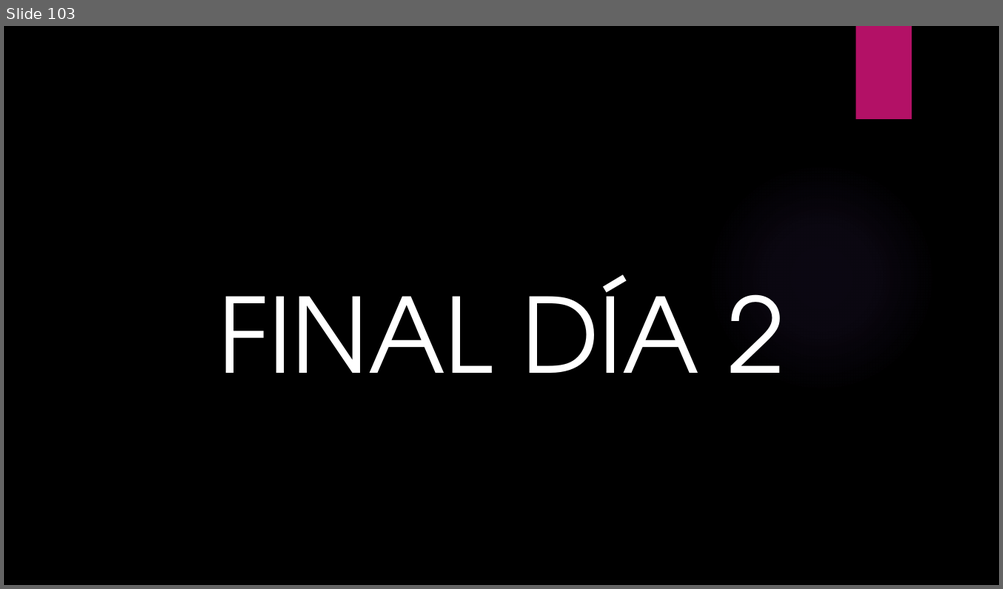
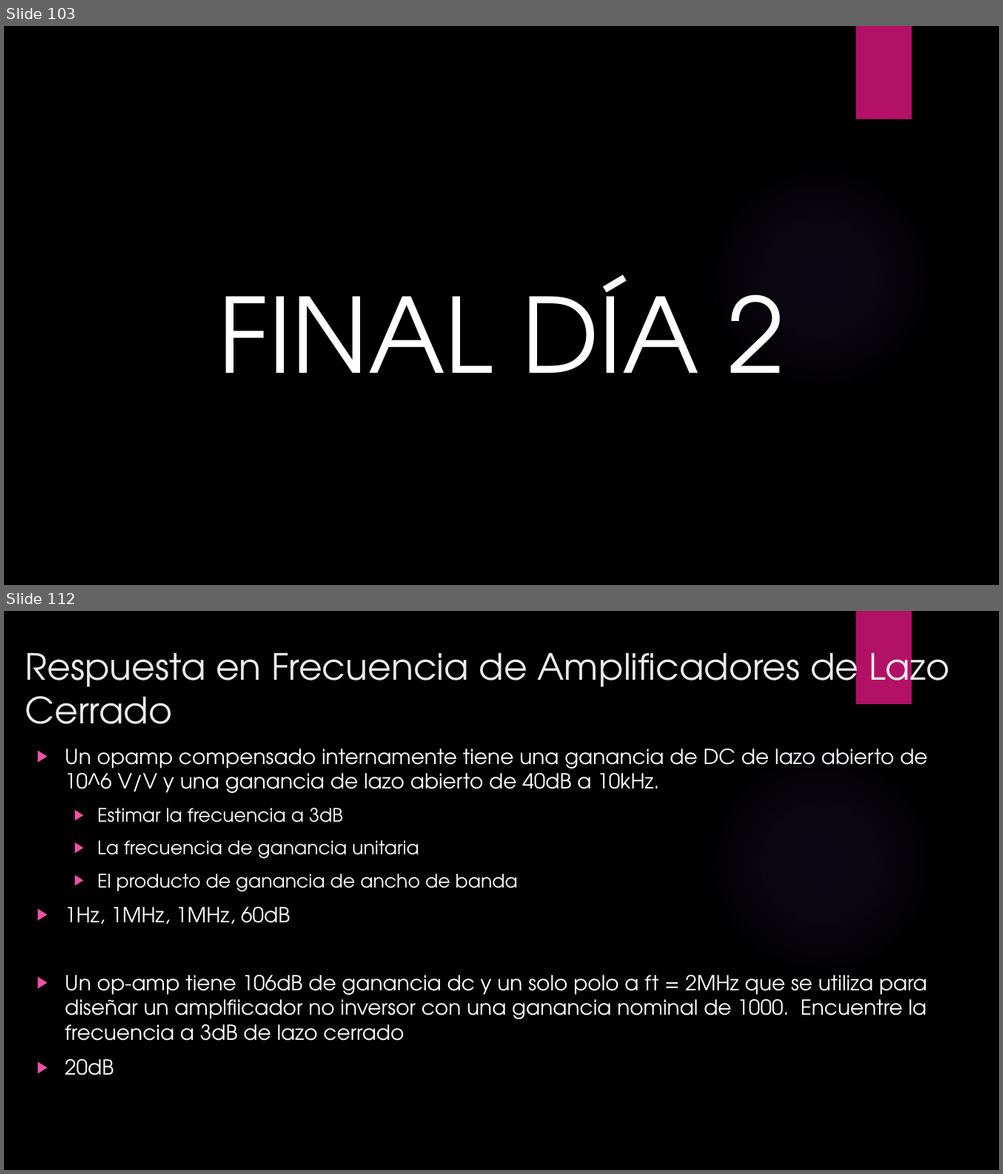
Before and after one commit to ulatinaedupa/ElectronicsII, a slide deck: Presentación/Electronica II.pptx. Shown one above the other, each under a label of ours: slide 103 before the commit, slides 103 and 112 after it; the slides between them are not shown. The pictures are 1003x589 and 1003x1174 pixels, drawn with LibreOffice and Linux fonts; fonts in the diff are those of the drawing; background and template pictures are left out. Boxes give left, top, right and bottom in pixels: in the first picture for what was removed or moved away, otherwise in the second. Text is boxed around its words. In the diff, an @@ line names an element or a change of style, - is before the commit and + after.

```diff
--- a/Presentación/Electronica II.pptx
+++ b/Presentación/Electronica II.pptx
@@ slide 112 added at (4, 611, 999, 1170), background picture (left out); not listed: 2 template elements that a slide beside it also shows @@
@@ title added at (25, 642, 949, 724), 35 pt, text #EBEBEB @@
+Respuesta en Frecuencia de Amplificadores de Lazo Cerrado
@@ text added at (65, 749, 927, 1076), 20 pt, text #FFFFFF @@
+▶ Un opamp compensado internamente tiene una ganancia de DC de lazo abierto de 10^6 V/V y una ganancia de lazo abierto de 40dB a 10kHz.
+  ▶ Estimar la frecuencia a 3dB
+  ▶ La frecuencia de ganancia unitaria
+  ▶ El producto de ganancia de ancho de banda
+▶ 1Hz, 1MHz, 1MHz, 60dB
+▶ Un op-amp tiene 106dB de ganancia dc y un solo polo a ft = 2MHz que se utiliza para diseñar un amplfiicador no inversor con una ganancia nominal de 1000. Encuentre la frecuencia a 3dB de lazo cerrado
+▶ 20dB
```
Also in this commit, not shown: 1 slide changed, 18 other slides added, 2 other files.
